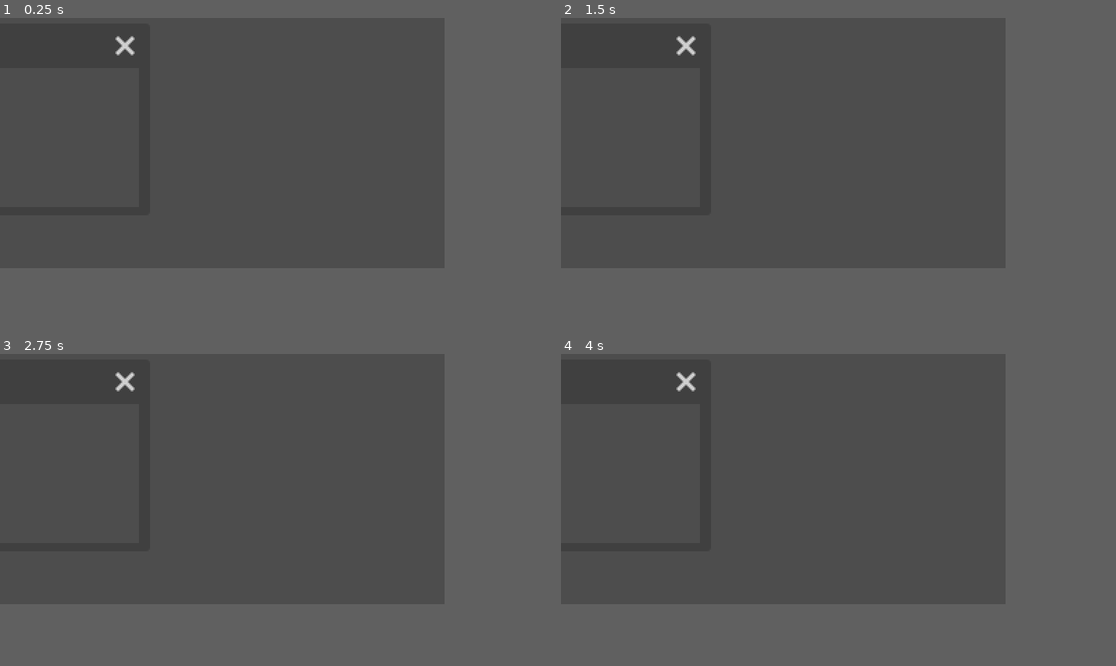
Above: before the commit, frames 1-4 (two rows, left to right).
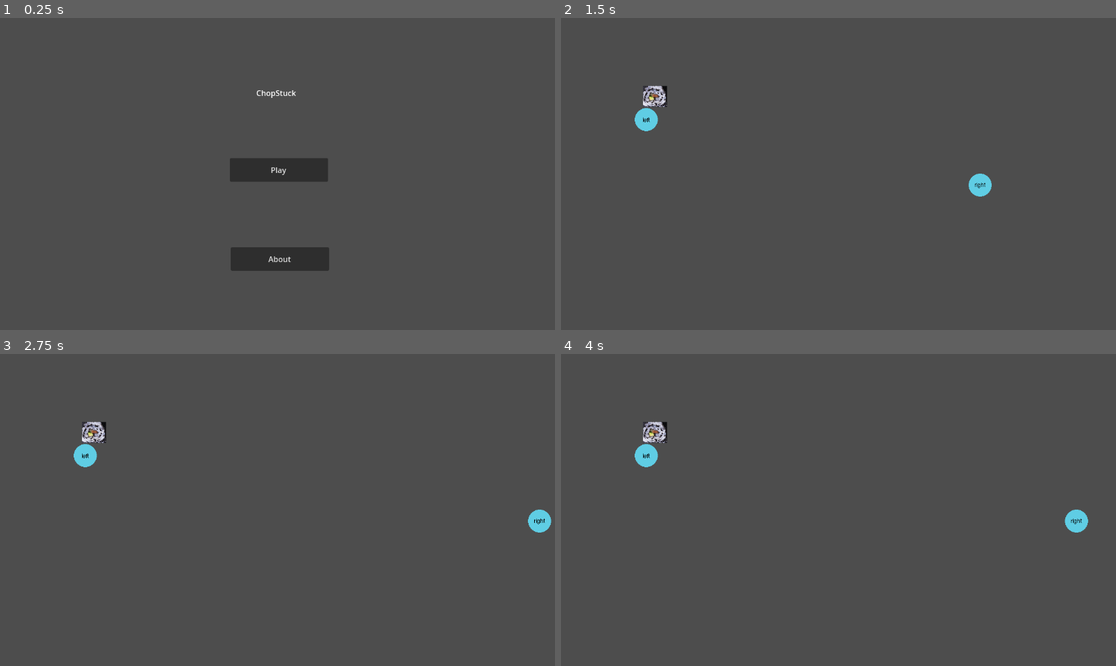
Above: after the commit, the same moments.

Repository: jrattur/GGJ-2024-RoughLaugh
Game: Godot game, scene res://Meka/MainMenu.tscn
The game is run twice, just before and just after one commit, with the same random seed, the same clock (stepped at 60 frames per second) and the same inputs.
Inputs (mouse positions are in pixels of both pictures, inside the frame that each line leads up to):
- Up to frame 1 (0.25 s): no input
- Up to frame 2 (1.5 s): click (783, 139) at 0.5 s, where only the run after the commit has a clickable "Play"; tap Enter (ui_accept) at 1.25 s; hold Right (ui_right) from 1.28 s (still down)
- Up to frame 3 (2.75 s): keep holding Right (ui_right); tap Enter (ui_accept) at 1.52, 2.27 s
- Up to frame 4 (4 s): release Right (ui_right) at 2.78 s; hold Left (ui_left) 2.78-3.53 s; hold Right (ui_right) from 3.53 s (still down); tap Enter (ui_accept) at 3.77 s
The window is 640x360 before the commit and 799x449 after it. Grey fills any space a smaller window leaves; there, only what the larger window draws over its background counts as a difference.

The runs differ from the first frame. In frame 1, 2.8% of the frame differs, in the area x 20-60%, y 5-82%; in frame 2, 0.9%; in frame 3, 0.9%; in frame 4, 0.9%.

Commit message:
dump two point system

Diff:
--- a/GGJ-2024-RoughLaugh/Meka/LeftChopstickHead.gd
+++ b/GGJ-2024-RoughLaugh/Meka/LeftChopstickHead.gd
@@ -1,7 +1,6 @@
-extends Sprite2D
+extends CharacterBody2D
 
 var speed = 200
-var velocity = Vector2()
 
 func _physics_process(delta):
 	velocity.x = 0
--- a/GGJ-2024-RoughLaugh/Meka/MainMenu.tscn
+++ b/GGJ-2024-RoughLaugh/Meka/MainMenu.tscn
@@ -26,11 +26,4 @@
 offset_bottom = 525.0
 text = "About"
 
-[node name="Window" type="Window" parent="."]
-position = Vector2i(0, 36)
-
-[node name="Label" type="Label" parent="Window"]
-offset_right = 40.0
-offset_bottom = 23.0
-
 [connection signal="pressed" from="PlayButton" to="." method="_on_play_button_pressed"]
--- a/GGJ-2024-RoughLaugh/Meka/POV_Prototype.tscn
+++ b/GGJ-2024-RoughLaugh/Meka/POV_Prototype.tscn
@@ -1,13 +1,16 @@
-[gd_scene load_steps=7 format=3 uid="uid://cormsnpfgjmrh"]
+[gd_scene load_steps=9 format=3 uid="uid://cormsnpfgjmrh"]
 
 [ext_resource type="Texture2D" uid="uid://bj6yy5soq51ed" path="res://sprites/right-chopstick.png" id="1_7tx6v"]
 [ext_resource type="Script" path="res://Meka/RightChopstickHead.gd" id="2_ev5sj"]
 [ext_resource type="Script" path="res://Meka/LeftChopstickHead.gd" id="3_1pu8w"]
 [ext_resource type="Texture2D" uid="uid://dwsl13a4hsfll" path="res://sprites/left-chopstick.png" id="3_cw8gr"]
+[ext_resource type="PackedScene" uid="uid://bxw886swyr5id" path="res://Player/sushi.tscn" id="6_ys7eg"]
 
 [sub_resource type="CircleShape2D" id="CircleShape2D_4p8um"]
 
 [sub_resource type="CircleShape2D" id="CircleShape2D_4i8s0"]
+
+[sub_resource type="RectangleShape2D" id="RectangleShape2D_s2wn5"]
 
 [node name="PovPrototype" type="Node2D"]
 
@@ -24,6 +27,7 @@
 shape = SubResource("CircleShape2D_4p8um")
 
 [node name="LeftChopstickHead" type="CharacterBody2D" parent="."]
+position = Vector2(60, 16)
 script = ExtResource("3_1pu8w")
 
 [node name="LeftChopstickSprite" type="Sprite2D" parent="LeftChopstickHead"]
@@ -34,3 +38,16 @@
 position = Vector2(117, 195)
 scale = Vector2(2.4, 2.4)
 shape = SubResource("CircleShape2D_4i8s0")
+
+[node name="CharacterBody2D" parent="." instance=ExtResource("6_ys7eg")]
+position = Vector2(196, 137)
+motion_mode = 1
+
+[node name="CharacterBody2D2" type="CharacterBody2D" parent="."]
+
+[node name="Sprite2D" type="Sprite2D" parent="CharacterBody2D2"]
+
+[node name="CollisionShape2D" type="CollisionShape2D" parent="CharacterBody2D2"]
+position = Vector2(223, 578)
+scale = Vector2(20, 1)
+shape = SubResource("RectangleShape2D_s2wn5")
--- a/GGJ-2024-RoughLaugh/Meka/RightChopstickHead.gd
+++ b/GGJ-2024-RoughLaugh/Meka/RightChopstickHead.gd
@@ -1,8 +1,7 @@
-extends Sprite2D
+extends CharacterBody2D
 
 
 var speed = 200  # Adjust the speed as needed
-var velocity = Vector2()
 
 func _physics_process(delta):
 	velocity.x = 0
--- a/GGJ-2024-RoughLaugh/Player/sushi.gd
+++ b/GGJ-2024-RoughLaugh/Player/sushi.gd
@@ -5,7 +5,7 @@
 const JUMP_VELOCITY = -400.0
 
 # Get the gravity from the project settings to be synced with RigidBody nodes.
-var gravity = 0.0
+var gravity = ProjectSettings.get_setting("physics/2d/default_gravity")
 
 
 func _physics_process(delta):
--- a/GGJ-2024-RoughLaugh/Player/sushi.tscn
+++ b/GGJ-2024-RoughLaugh/Player/sushi.tscn
@@ -1,21 +1,19 @@
 [gd_scene load_steps=4 format=3 uid="uid://bxw886swyr5id"]
 
 [ext_resource type="Texture2D" uid="uid://dclq56mtjjlea" path="res://sprites/sushi1.png" id="1_bjxbw"]
+[ext_resource type="Script" path="res://Player/sushi.gd" id="1_ckao6"]
 
-[sub_resource type="PhysicsMaterial" id="PhysicsMaterial_0f4y3"]
+[sub_resource type="RectangleShape2D" id="RectangleShape2D_fm63c"]
+size = Vector2(55.875, 48)
 
-[sub_resource type="RectangleShape2D" id="RectangleShape2D_y2wk7"]
-size = Vector2(62, 63)
-
-[node name="RigidBody2D" type="RigidBody2D"]
-physics_material_override = SubResource("PhysicsMaterial_0f4y3")
-gravity_scale = 0.0
+[node name="CharacterBody2D" type="CharacterBody2D"]
+script = ExtResource("1_ckao6")
 
 [node name="CollisionShape2D" type="CollisionShape2D" parent="."]
-position = Vector2(1, 2.5)
-shape = SubResource("RectangleShape2D_y2wk7")
+position = Vector2(0.0625, 0)
+shape = SubResource("RectangleShape2D_fm63c")
 
-[node name="Sushi1" type="Sprite2D" parent="."]
-position = Vector2(2, 3)
-scale = Vector2(0.31768, 0.357143)
+[node name="Sprite2D" type="Sprite2D" parent="."]
+position = Vector2(-1, 0)
+scale = Vector2(0.279006, 0.276398)
 texture = ExtResource("1_bjxbw")
--- a/GGJ-2024-RoughLaugh/project.godot
+++ b/GGJ-2024-RoughLaugh/project.godot
@@ -15,57 +15,6 @@
 config/features=PackedStringArray("4.2", "Mobile")
 config/icon="res://icon.svg"
 
-[display]
-
-window/size/viewport_width=320
-window/size/viewport_height=180
-window/size/mode=2
-window/energy_saving/keep_screen_on.editor=true
-window/stretch/mode="viewport"
-
-[input]
-
-l_move_left={
-"deadzone": 0.5,
-"events": [Object(InputEventJoypadMotion,"resource_local_to_scene":false,"resource_name":"","device":-1,"axis":0,"axis_value":-1.0,"script":null)
-]
-}
-l_move_right={
-"deadzone": 0.5,
-"events": [Object(InputEventJoypadMotion,"resource_local_to_scene":false,"resource_name":"","device":-1,"axis":0,"axis_value":1.0,"script":null)
-]
-}
-l_move_up={
-"deadzone": 0.5,
-"events": [Object(InputEventJoypadMotion,"resource_local_to_scene":false,"resource_name":"","device":-1,"axis":1,"axis_value":-1.0,"script":null)
-]
-}
-l_move_down={
-"deadzone": 0.5,
-"events": [Object(InputEventJoypadMotion,"resource_local_to_scene":false,"resource_name":"","device":-1,"axis":1,"axis_value":1.0,"script":null)
-]
-}
-r_move_left={
-"deadzone": 0.5,
-"events": [Object(InputEventJoypadMotion,"resource_local_to_scene":false,"resource_name":"","device":-1,"axis":2,"axis_value":-1.0,"script":null)
-]
-}
-r_move_right={
-"deadzone": 0.5,
-"events": [Object(InputEventJoypadMotion,"resource_local_to_scene":false,"resource_name":"","device":-1,"axis":2,"axis_value":1.0,"script":null)
-]
-}
-r_move_up={
-"deadzone": 0.5,
-"events": [Object(InputEventJoypadMotion,"resource_local_to_scene":false,"resource_name":"","device":-1,"axis":3,"axis_value":-1.0,"script":null)
-]
-}
-r_move_down={
-"deadzone": 0.5,
-"events": [Object(InputEventJoypadMotion,"resource_local_to_scene":false,"resource_name":"","device":-1,"axis":3,"axis_value":1.0,"script":null)
-]
-}
-
 [rendering]
 
 renderer/rendering_method="mobile"
Not shown: 1 places in GGJ-2024-RoughLaugh/Managers/SushiSpawner.tscn that only renumber resources
